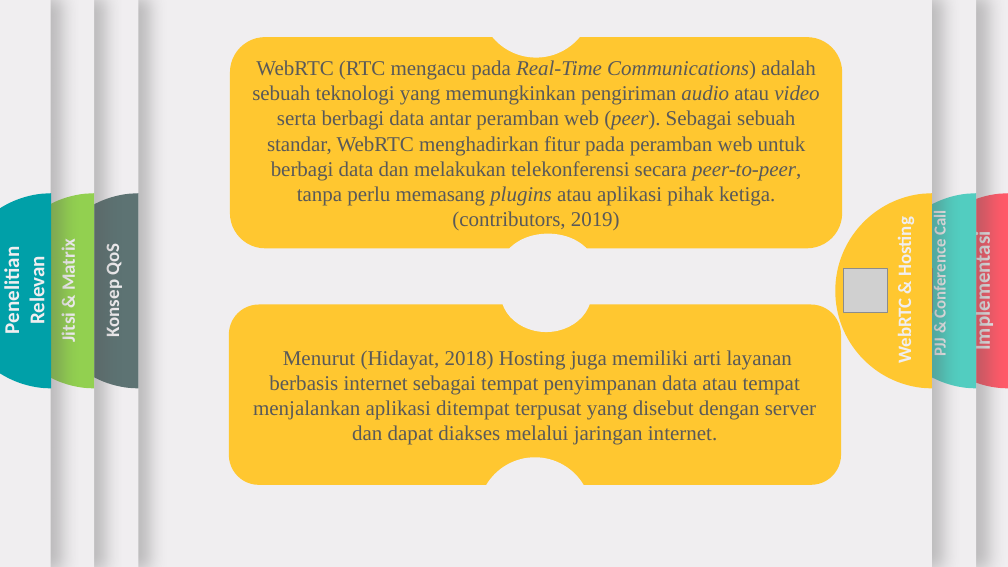
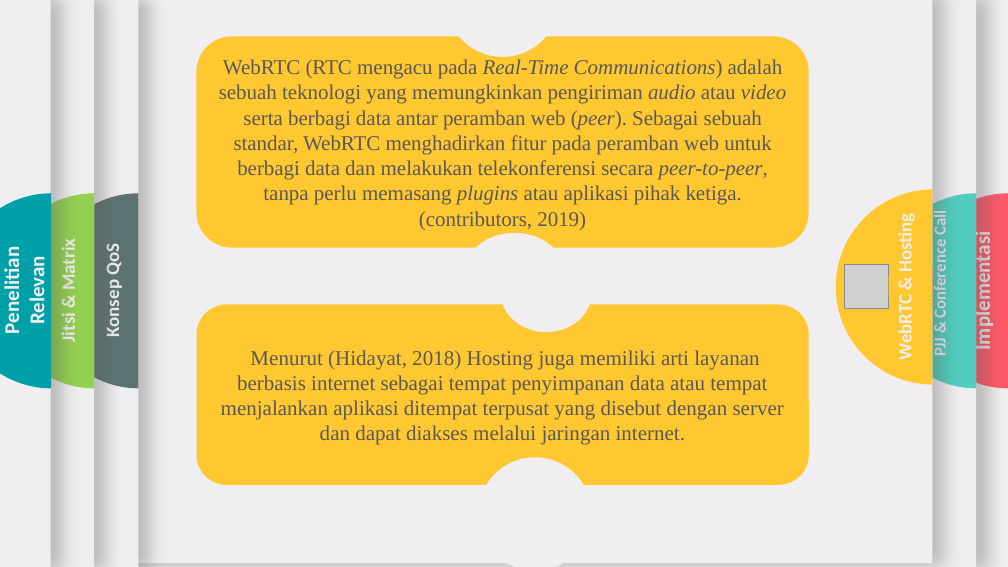
Before and after one commit to triadmoko/skripsi, a slide deck: slide 14 of Sempro/Sempro_Triadmoko.pptx. Drawn at 1008x567 pixels with LibreOffice and Linux fonts; fonts in the diff are those of the drawing; grey boxes stand for pictures; background and template pictures are left out. Boxes give left, top, right and bottom in pixels: in the first picture for what was removed or moved away, otherwise in the second. Text is boxed around its words. In the diff, an @@ line names an element or a change of style, - is before the commit and + after.

```diff
--- a/Sempro/Sempro_Triadmoko.pptx
+++ b/Sempro/Sempro_Triadmoko.pptx
@@ 2 ellipses, 1 rounded rectangle: place and size @@
-2 ellipses, 1 rounded rectangle at (230,0,842,303)
+2 ellipses, 1 rounded rectangle at (197,0,809,302)
@@ 1 text, 1 rectangle, 1 freeform shape: place and size @@
-1 text, 1 rectangle, 1 freeform shape at (108,0,932,567)
+1 text, 1 rectangle, 1 freeform shape at (109,0,933,563)
@@ rounded rectangle "Menurut (Hidayat, 2018) Hosting juga ...": place and size @@
-rounded rectangle "Menurut (Hidayat, 2018) Hosting juga ..." at (229,305,842,485)
+rounded rectangle "Menurut (Hidayat, 2018) Hosting juga ..." at (197,305,809,485)
```
Also in this commit, not shown: 17 other files.
